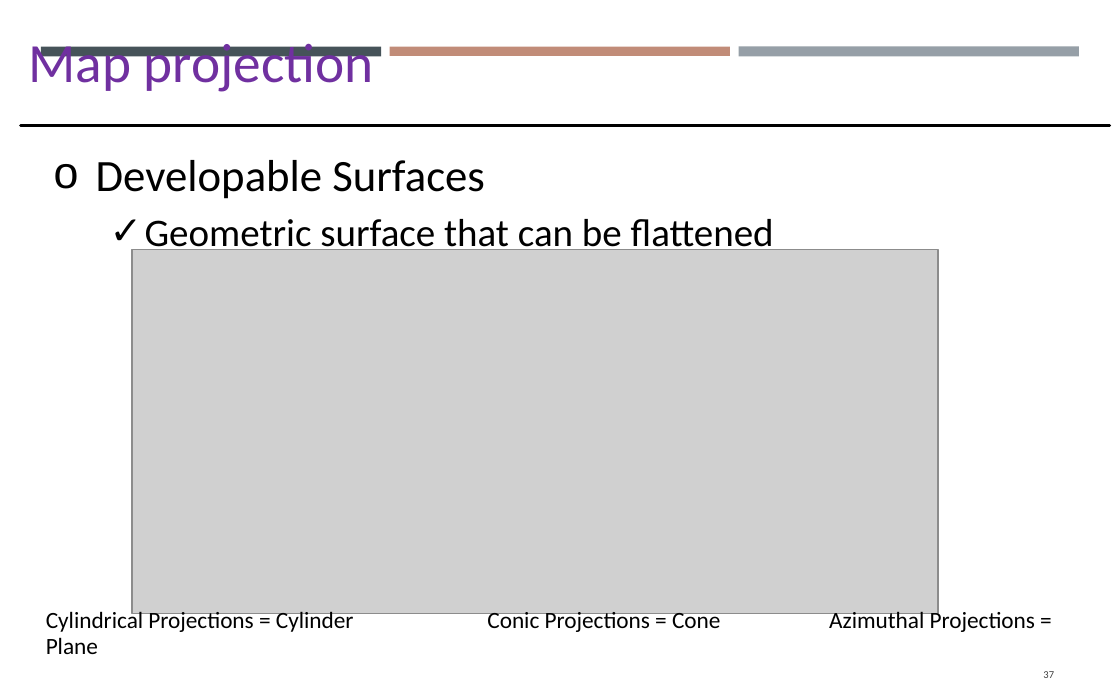
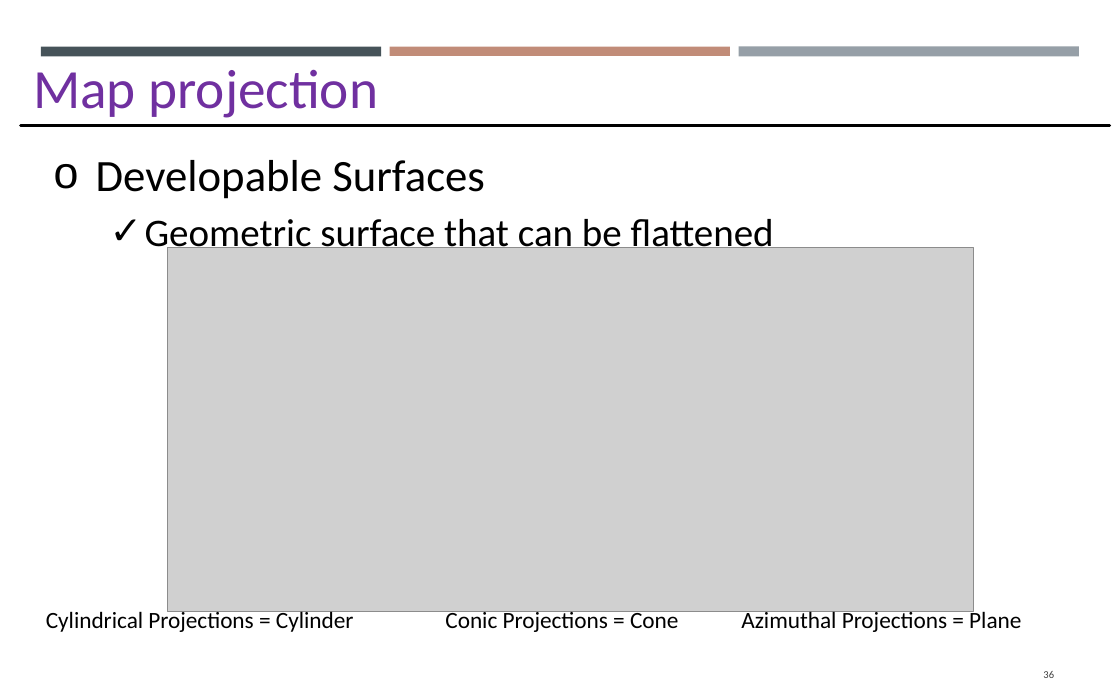
Before and after one commit to gisynw/GIS_I, a slide deck: slide 36 of docs/Lectures/Week03/Lecture02_GEOG2475_Datum.pptx (slide 37 before the commit). Drawn at 1120x700 pixels with LibreOffice and Linux fonts; fonts in the diff are those of the drawing; grey boxes stand for pictures. Boxes give left, top, right and bottom in pixels: in the first picture for what was removed or moved away, otherwise in the second. Text is boxed around its words. In the diff, an @@ line names an element or a change of style, - is before the commit and + after.

```diff
--- a/docs/Lectures/Week03/Lecture02_GEOG2475_Datum.pptx
+++ b/docs/Lectures/Week03/Lecture02_GEOG2475_Datum.pptx
@@ text "Map projection": place and size @@
-text "Map projection" at bbox=[29, 43, 374, 92]
+text "Map projection" at bbox=[33, 69, 378, 118]
@@ picture: place and size @@
-picture at bbox=[132, 250, 938, 615]
+picture at bbox=[167, 248, 973, 612]
@@ text "Cylindrical Projections = Cylinder Conic ..." rewrapped from bbox=[46, 609, 1035, 632] to bbox=[46, 609, 1021, 632] @@
@@ page number at bbox=[1043, 671, 1054, 678]: text changed @@
-37
+36
```
Also in this commit, not shown: 35 other slides changed, 8 slides added, 16 slides removed, 3 other files.
